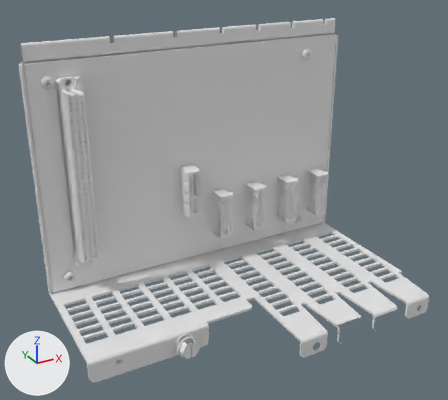
One commit to the glTF model examples/epic-bench/hmi/static/models/chassis.glb: the scene before it, then after it.
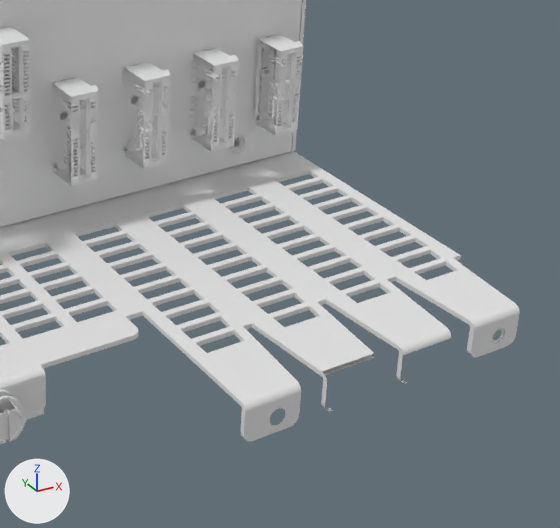
Old and new are each drawn whole from a camera (50 mm lens) standing at (-0.053, -0.287, 0.171) and looking at (0.078, -0.049, 0.052) and again close up on the part from 42% to 100% of the width and 38% to 99% of the height. Lighting does not change. The marker at lower left points along +X, +Y and +Z. The last two pictures show the newer version. Vertices at exactly the same position are counted once.

Names of what the first close-up shows: 'chassis'.
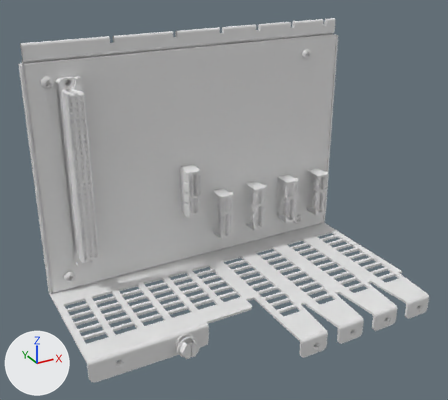
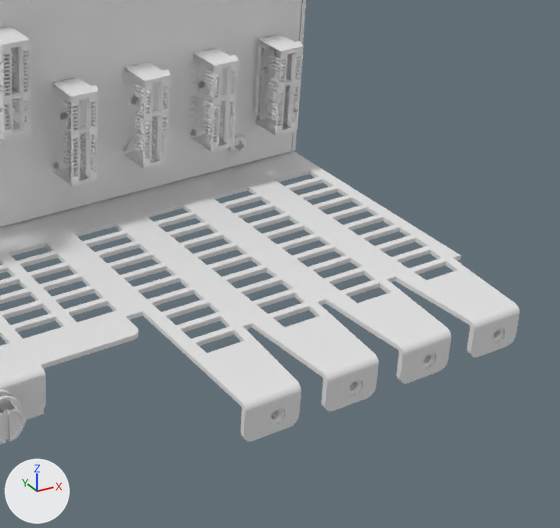
Location of each change, (x1, y1, x2, y2) in pixels of the close-ups (560 x 528 px):
part 1 of me_mesh_0, built on
    before: (69, 47, 301, 175)
    after: (58, 51, 301, 175)
part 2 of me_mesh_0, built on
    before: (278, 393, 300, 427)
    after: (244, 330, 502, 441)

Edits to the bpy script that builds the scene:
```text
Change me_mesh_0:
    used by ob_chassis; location = (0.0, 0.0, 0.0)
    remove me_mesh_0.from_pydata(...)  # 25101 vertices, 38184 faces; spans x 0.0..0.173, y -0.101..0.0, z -0.011..0.126
    add me_mesh_0.from_pydata(...)  # 27586 vertices, 41808 faces; spans x 0.0..0.173, y -0.101..0.0, z -0.011..0.126
    me_mesh_0 part 1: 172 vertices moved from x 0.094..0.162, y -0.019..-0.009, z 0.017..0.038 to x 0.094..0.163, y -0.019..-0.009, z 0.017..0.038; 814 vertices removed from x 0.093..0.166, y -0.019..-0.009, z 0.015..0.038; 2377 vertices added at x 0.093..0.164, y -0.019..-0.008, z 0.006..0.038
    me_mesh_0 part 2: 5 vertices moved within x 0.098..0.168, y -0.101..-0.1, z -0.007..-0.003; 748 vertices added at x 0.095..0.168, y -0.101..-0.098, z -0.009..0.001
    other edits to the shape of me_mesh_0 do not show in these pictures
```
